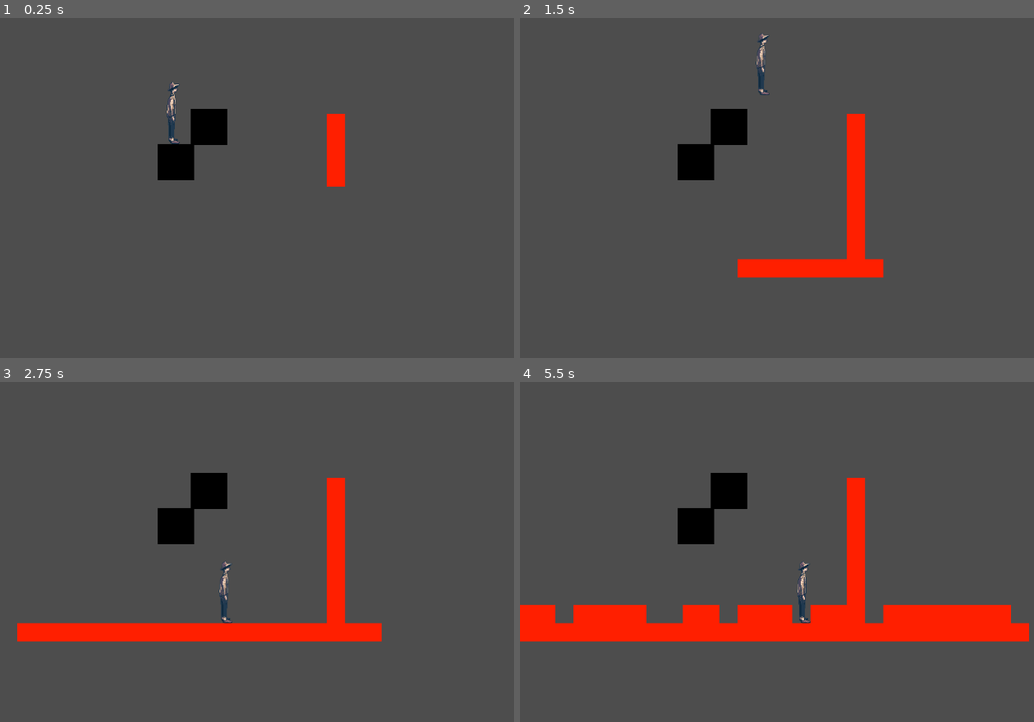
Above: before the commit, frames 1-4 (two rows, left to right).
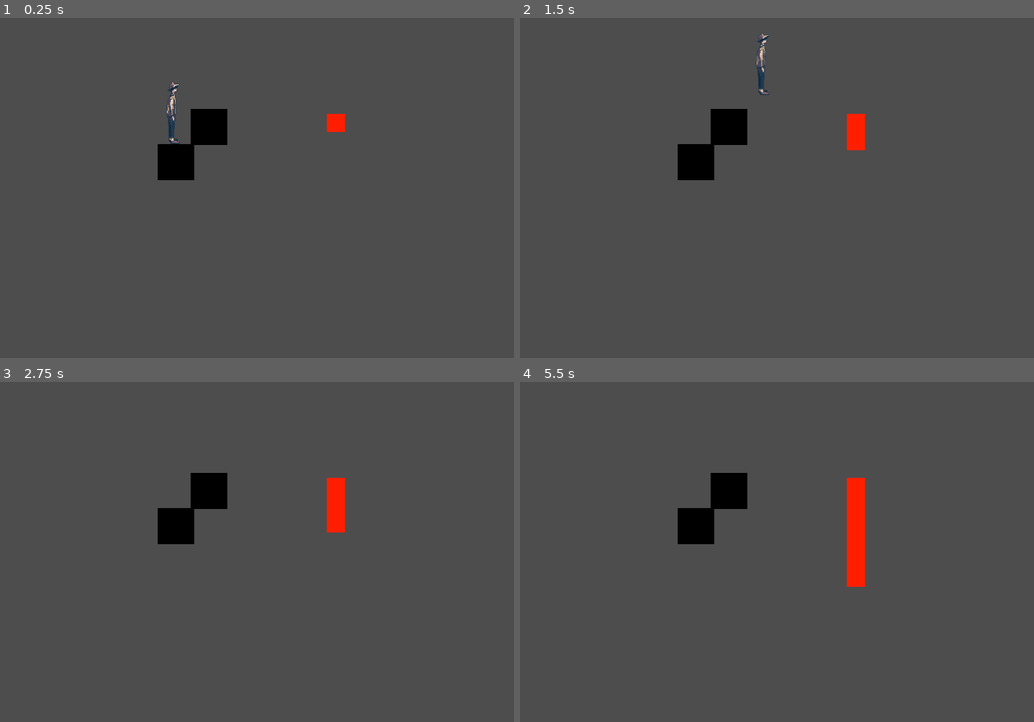
Above: after the commit, the same moments.

Repository: hellomynameisren/ludumdare
Game: Godot game, scene res://liquid/play_area.tscn
Same seed, same stepped clock (60 frames per second), same inputs: the game is played once before the commit and once after it. The project has no main scene, so this scene is started directly.
Inputs:
- Up to frame 1 (0.25 s): no input
- Up to frame 2 (1.5 s): hold Right (ui_right) from 0.53 s (still down); tap Up (ui_up) at 0.77 s
- Up to frame 3 (2.75 s): tap Up (ui_up) at 1.52 s; release Right (ui_right) at 2.03 s; hold Left (ui_left) from 2.03 s (still down)
- Up to frame 4 (5.5 s): release Left (ui_left) at 2.78 s; hold Right (ui_right) 2.78-4.28 s; tap Up (ui_up) at 3.02, 3.77, 4.52 s; hold Left (ui_left) 4.28-5.03 s; hold Right (ui_right) from 5.03 s (still down)

The runs differ from the first frame. In frame 1, 0.6% of the frame differs, in the area x 63-68%, y 33-50%; in frame 2, 2.8%; in frame 3, 5.1%; in frame 4, 9.8%, in the area x 0-100%, y 52-77%.

Commit message:
better timer

Diff:
--- a/liquid/lava_spawner.gd
+++ b/liquid/lava_spawner.gd
@@ -6,7 +6,7 @@
 
 # Adjust these as per your game's needs
 var LAVA_TILE_ID = 1  # ID of your lava tile
-var CHECK_INTERVAL = 0.2  # seconds
+var CHECK_INTERVAL = 1.0  # seconds
 
 var world: Node2D
 
@@ -22,9 +22,8 @@
 	set_process(true)
 
 func _process(delta):
-	# Every second, check for a place to add lava
-	if Time.get_ticks_msec() % int(CHECK_INTERVAL * 1000) < delta * 1000:
-		_add_lava()
+	pass
+
 
 # Assuming you have a Lava scene or Lava script, you'll load it for instantiation
 var LavaScene = preload("res://liquid/lava_block.tscn")
@@ -84,3 +83,7 @@
 	# Add more checks if needed
 
 	return true
+
+
+func _on_timer_timeout():
+	_add_lava()
--- a/liquid/lava_spawner.tscn
+++ b/liquid/lava_spawner.tscn
@@ -2,5 +2,10 @@
 
 [ext_resource type="Script" path="res://liquid/lava_spawner.gd" id="1_7yo0j"]
 
-[node name="WaterSpawner" type="Node2D"]
+[node name="LavaSpawner" type="Node2D"]
 script = ExtResource("1_7yo0j")
+
+[node name="Timer" type="Timer" parent="."]
+autostart = true
+
+[connection signal="timeout" from="Timer" to="." method="_on_timer_timeout"]
